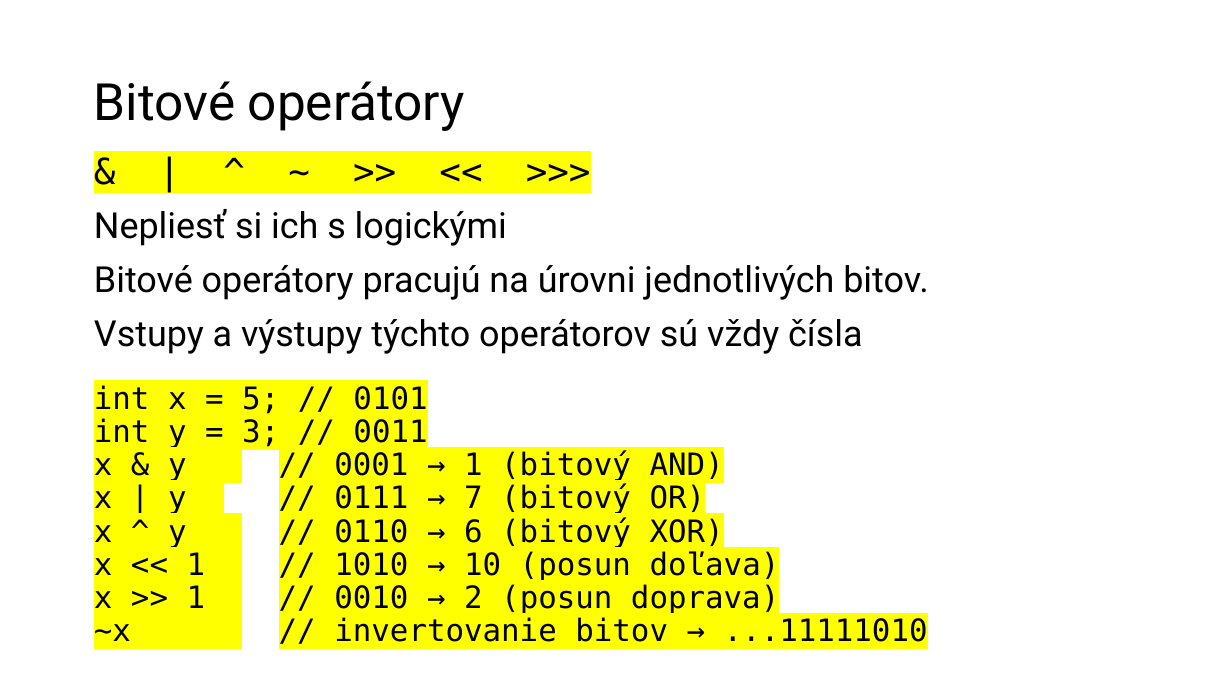
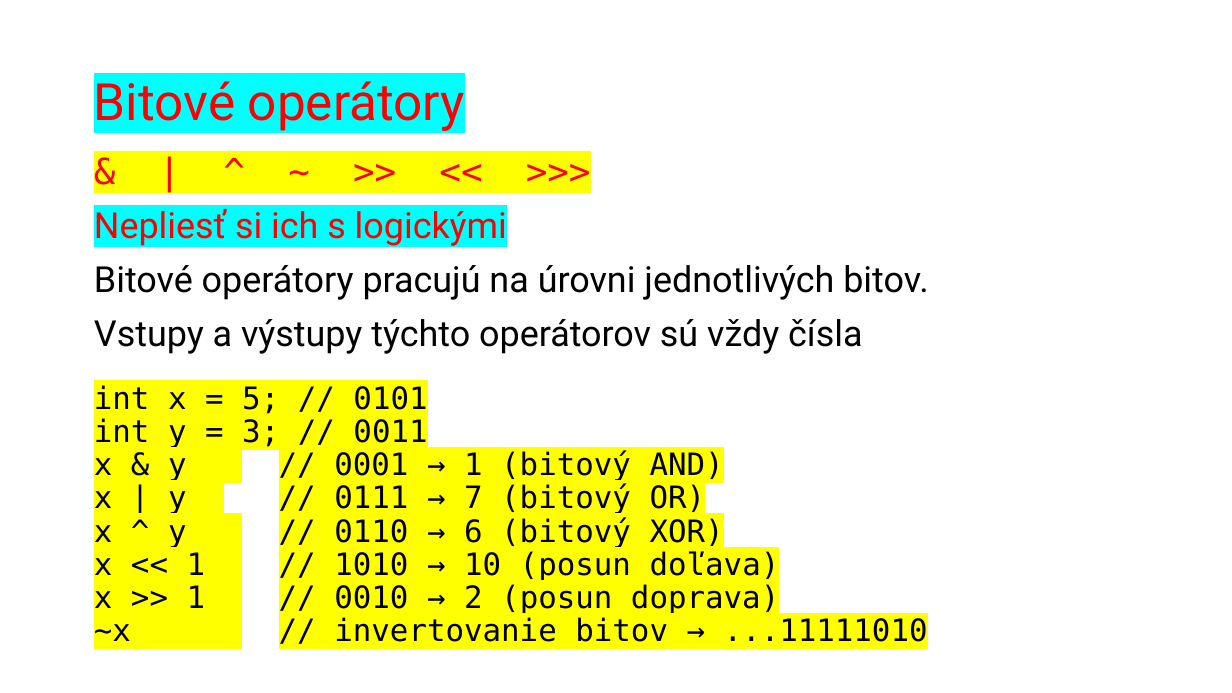
Before and after one commit to wagjo/oop, a slide deck: slide 6 of prezentacie/t06w.pptx. Drawn at 1232x693 pixels with LibreOffice and Linux fonts; fonts in the diff are those of the drawing. Boxes give left, top, right and bottom in pixels: in the first picture for what was removed or moved away, otherwise in the second. Text is boxed around its words. In the diff, an @@ line names an element or a change of style, - is before the commit and + after.

```diff
--- a/prezentacie/t06w.pptx
+++ b/prezentacie/t06w.pptx
@@ title "Bitové operátory" at [94, 81, 465, 131]: text colour #000000 to #FF0000, highlight none to #00FFFF @@
@@ text at [94, 209, 507, 246]: text colour #000000 to #FF0000 in "& | ^ ~ >> << >>>", "Nepliesť si ich s logickými"; highlight none to #00FFFF in "Nepliesť si ich s logickými" @@
```
Also in this commit, not shown: 5 other slides changed, 3 other files.
